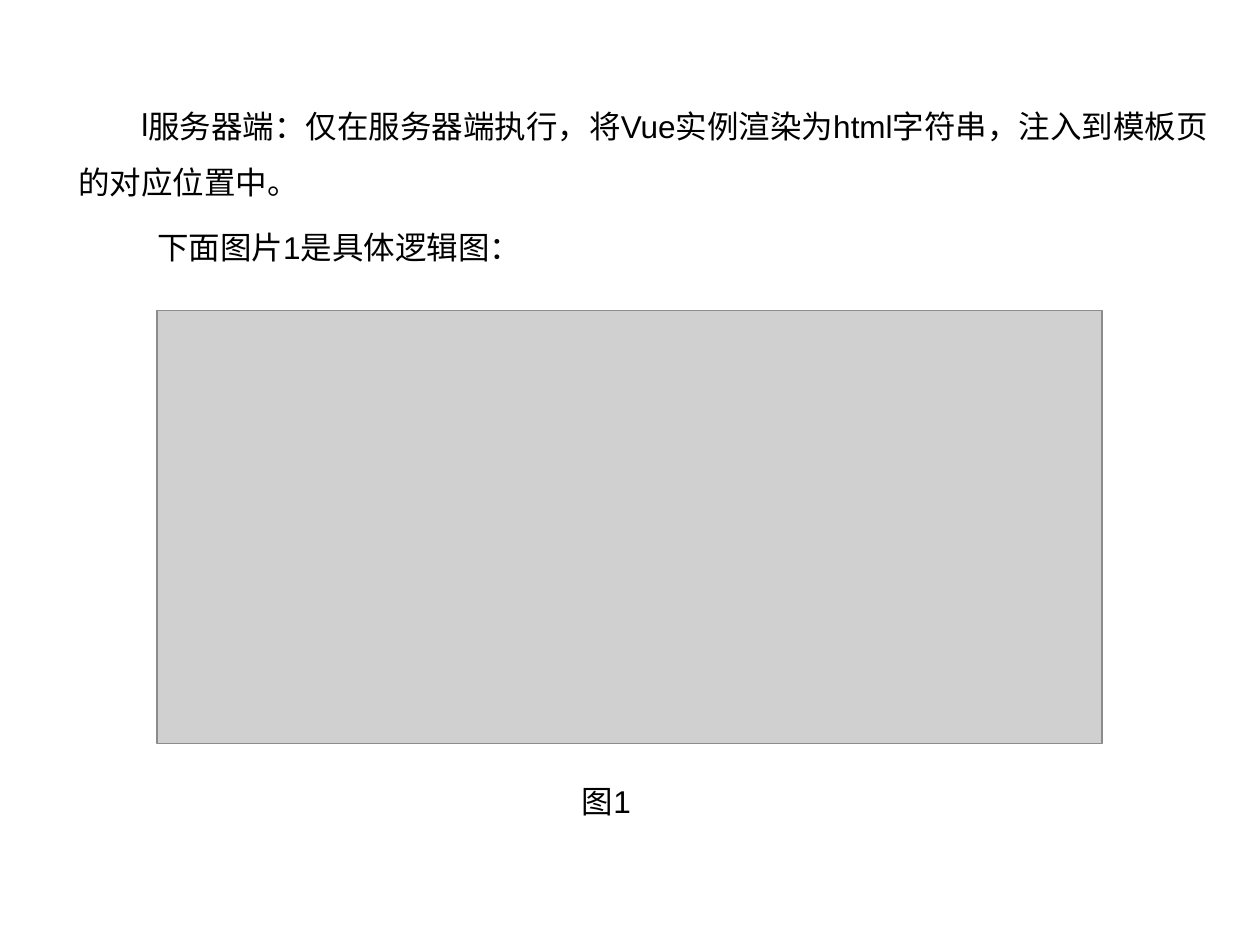
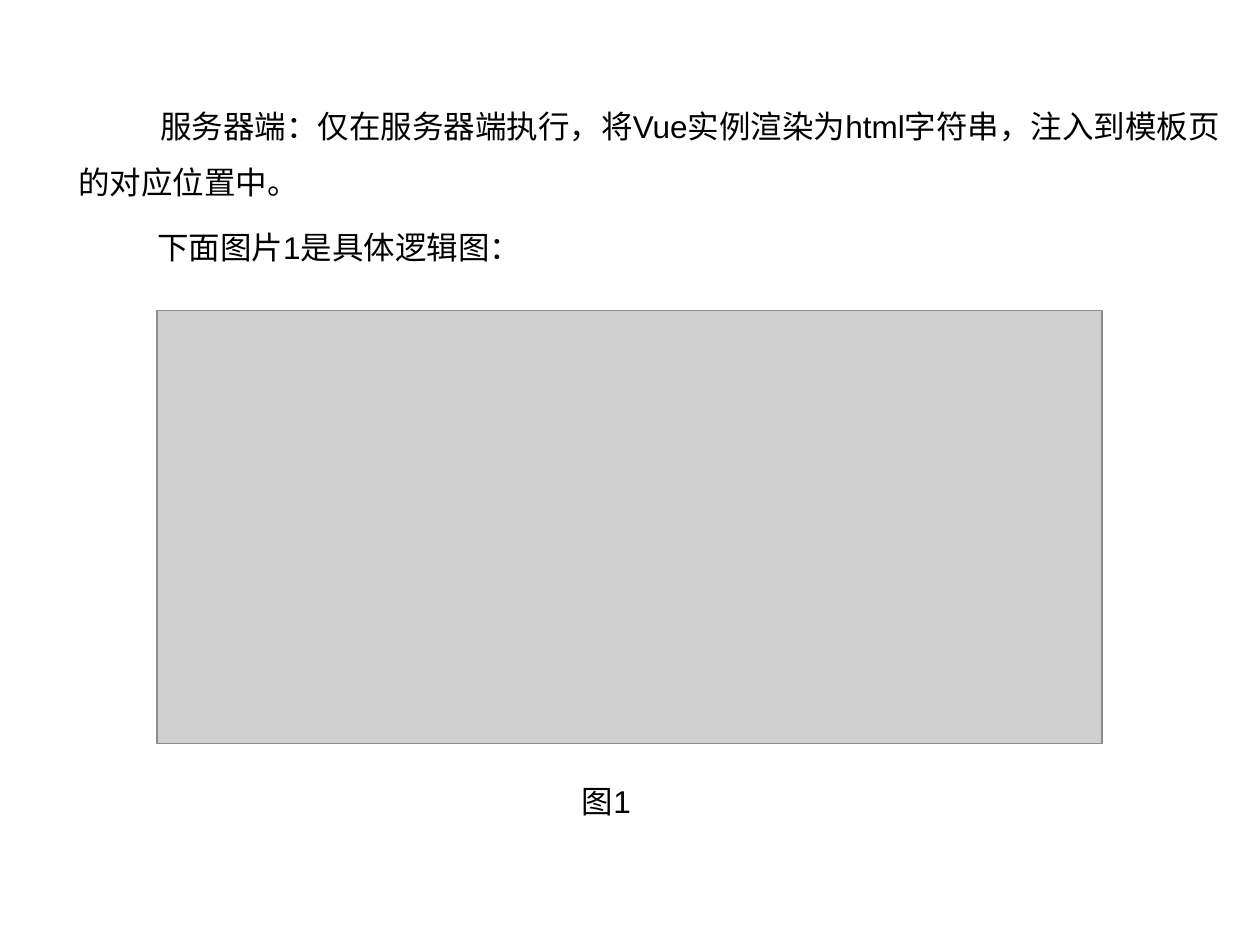
Before and after one commit to luoyang9621/vue-ssr-list, a slide deck: slide 4 of vue-ssr.ppt. Drawn at 1260x945 pixels with LibreOffice and Linux fonts; fonts in the diff are those of the drawing; grey boxes stand for pictures. Boxes give left, top, right and bottom in pixels: in the first picture for what was removed or moved away, otherwise in the second. Text is boxed around its words. In the diff, an @@ line names an element or a change of style, - is before the commit and + after.

```diff
--- a/vue-ssr.ppt
+++ b/vue-ssr.ppt
@@ text at [78,111,1219,197]: bullet l to ●; bullet colour #000000 to #FFFFFF @@
```
Also in this commit, not shown: 3 other slides changed, 1 slide removed, 12 other files.
